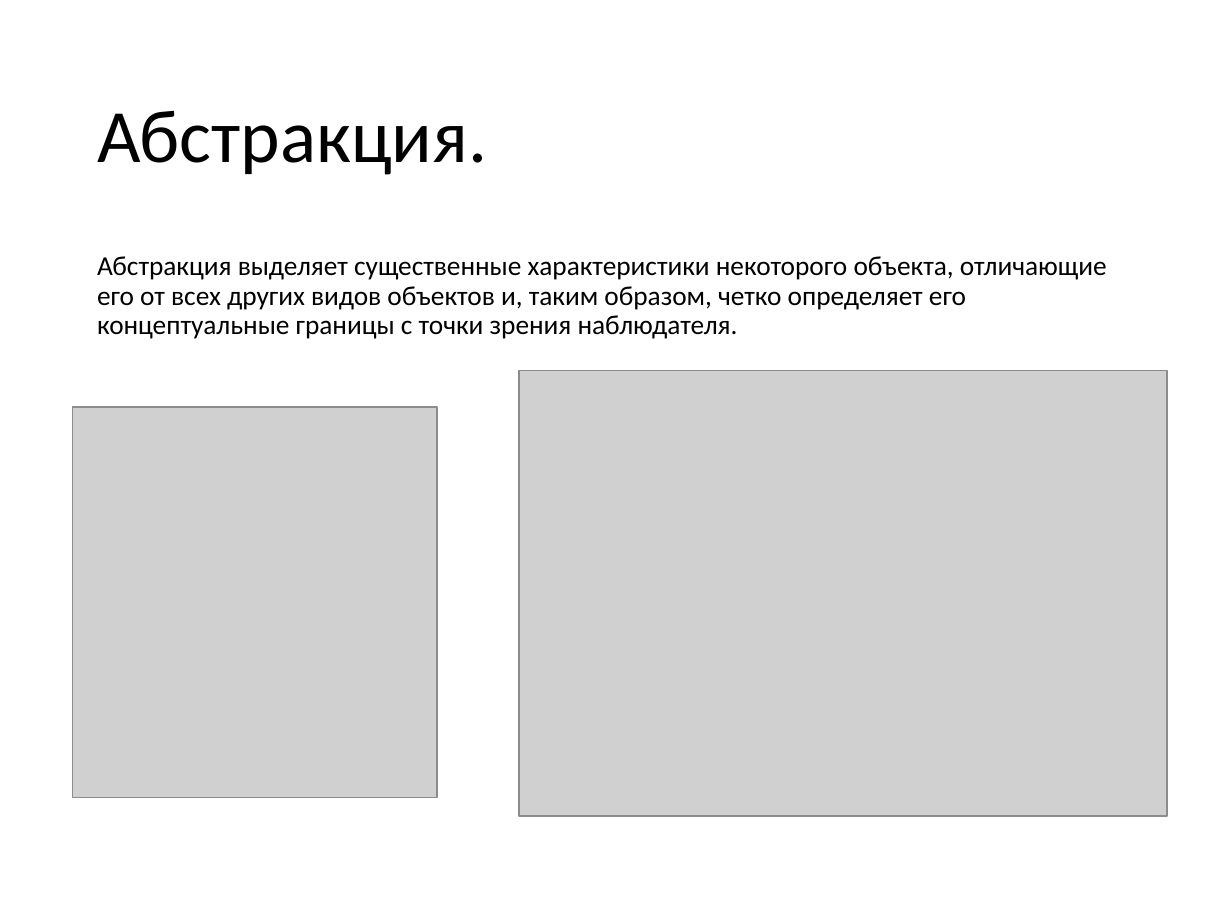
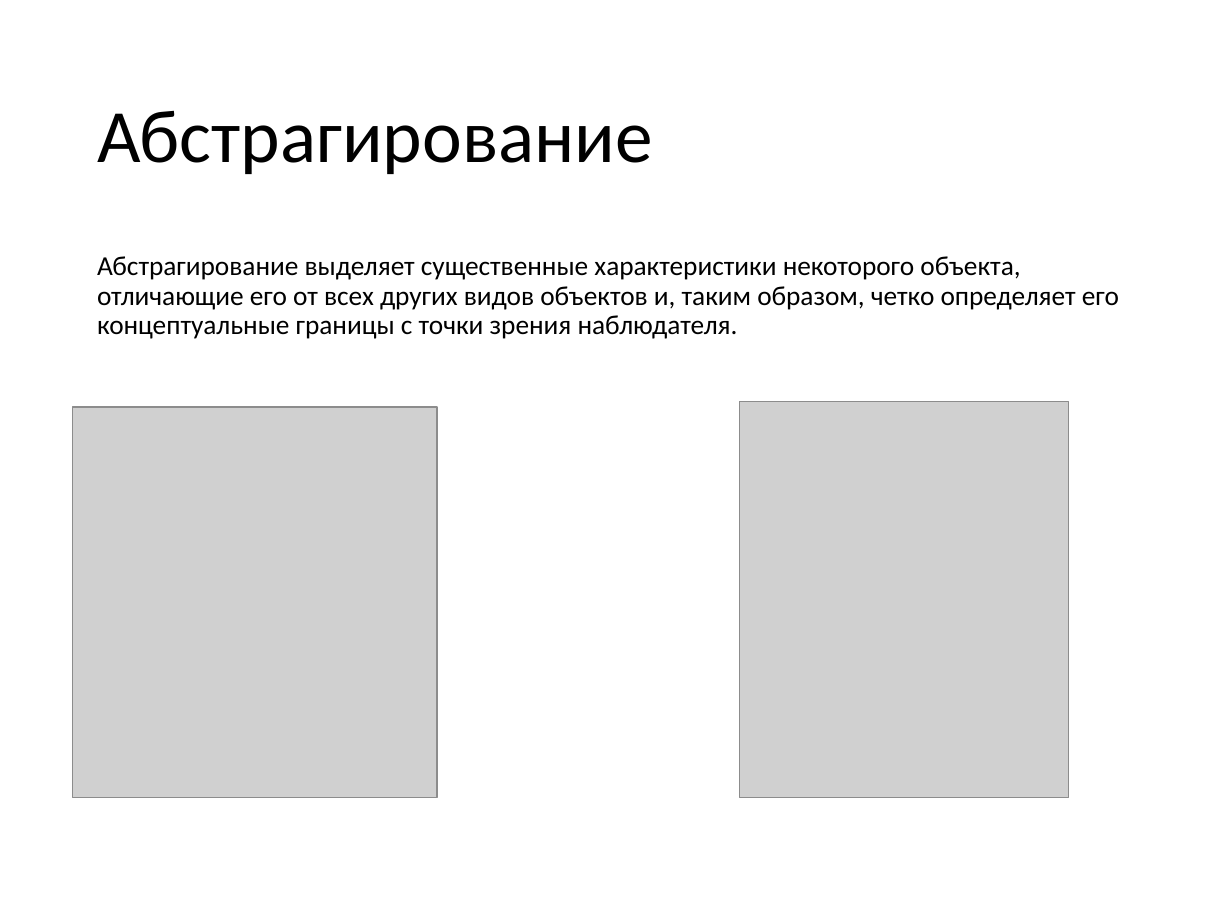
Before and after one commit to pelipas/OOP_2017, a slide deck: slide 30 of 01 Вводная.pptx (slide 20 before the commit). Drawn at 1232x924 pixels with LibreOffice and Linux fonts; fonts in the diff are those of the drawing; grey boxes stand for pictures. Boxes give left, top, right and bottom in pixels: in the first picture for what was removed or moved away, otherwise in the second. Text is boxed around its words. In the diff, an @@ line names an element or a change of style, - is before the commit and + after.

```diff
--- a/01 Вводная.pptx
+++ b/01 Вводная.pptx
@@ title at box(97, 110, 652, 174): text changed @@
-Абстракция.
+Абстрагирование
@@ text at box(97, 256, 1119, 339): text changed @@
-Абстракция выделяет существенные характеристики некоторого объекта, отличающие его от всех других видов объектов и, таким образом, четко определяет его концептуальные границы с точки зрения наблюдателя.
+Абстрагирование выделяет существенные характеристики некоторого объекта, отличающие его от всех других видов объектов и, таким образом, четко определяет его концептуальные границы с точки зрения наблюдателя.
@@ picture removed at box(519, 371, 1167, 817) @@
@@ picture added at box(739, 402, 1069, 798) @@
```
Also in this commit, not shown: 13 other slides changed, 10 slides added.
